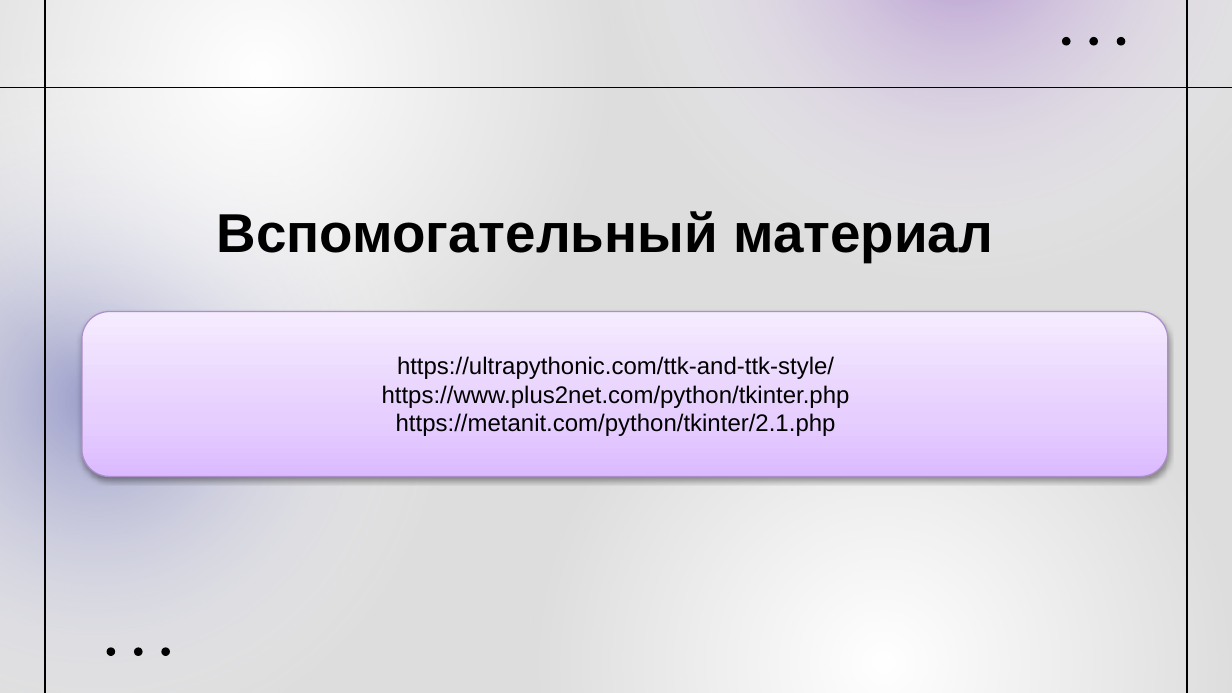
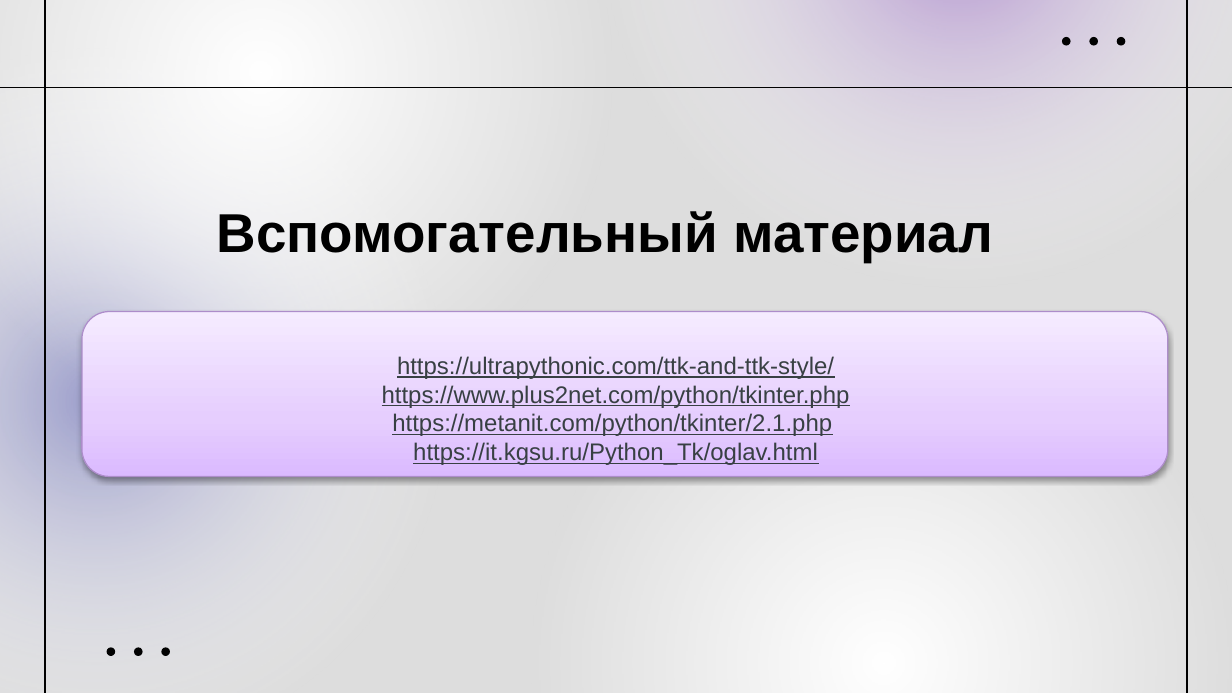
Before and after one commit to MariaPogorelova/converter, a slide deck: slide 14 of Pogorelova_converter.pptx. Drawn at 1232x693 pixels with LibreOffice and Linux fonts; fonts in the diff are those of the drawing. Boxes give left, top, right and bottom in pixels: in the first picture for what was removed or moved away, otherwise in the second. Text is boxed around its words. In the diff, an @@ line names an element or a change of style, - is before the commit and + after.

```diff
--- a/Pogorelova_converter.pptx
+++ b/Pogorelova_converter.pptx
@@ text at bbox=[382, 356, 850, 436]: text colour #000000 to #384043, underline on in "https://ultrapythonic.com/ttk-and-ttk-style/", "https://www.plus2net.com/python/tkinter.php", "https://metanit.com/python/tkinter/2.1.php" @@
@@ text at bbox=[413, 442, 818, 465]: paragraph added @@
+https://it.kgsu.ru/Python_Tk/oglav.html
```
